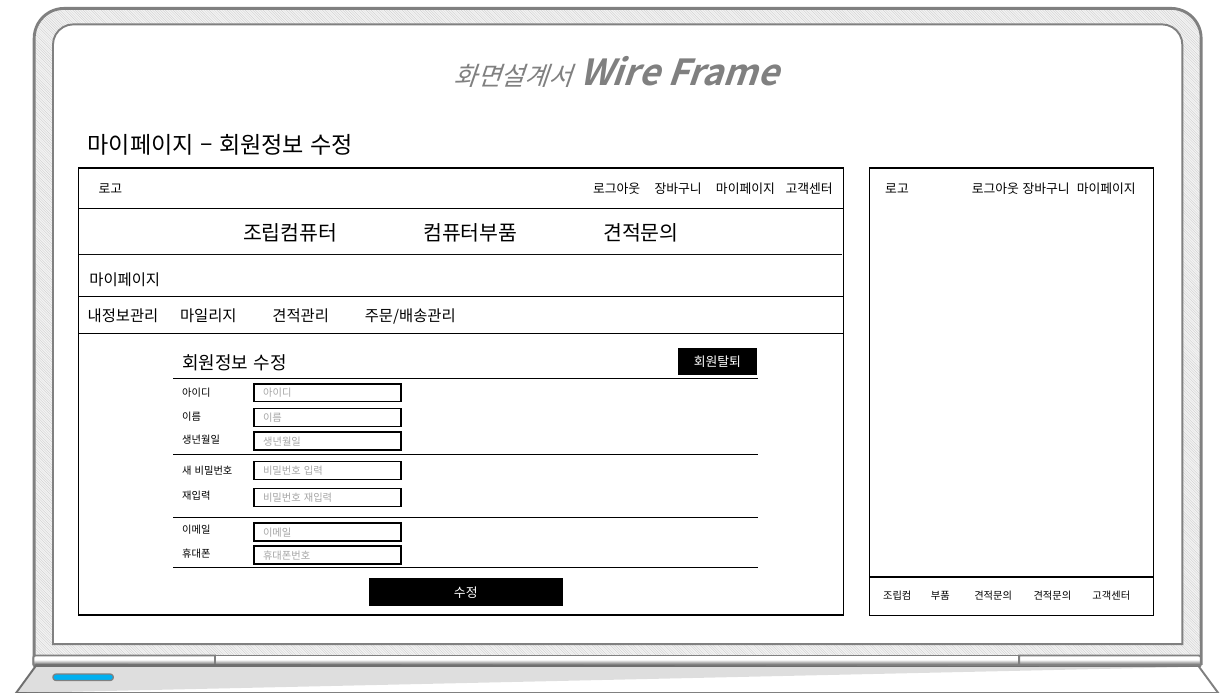
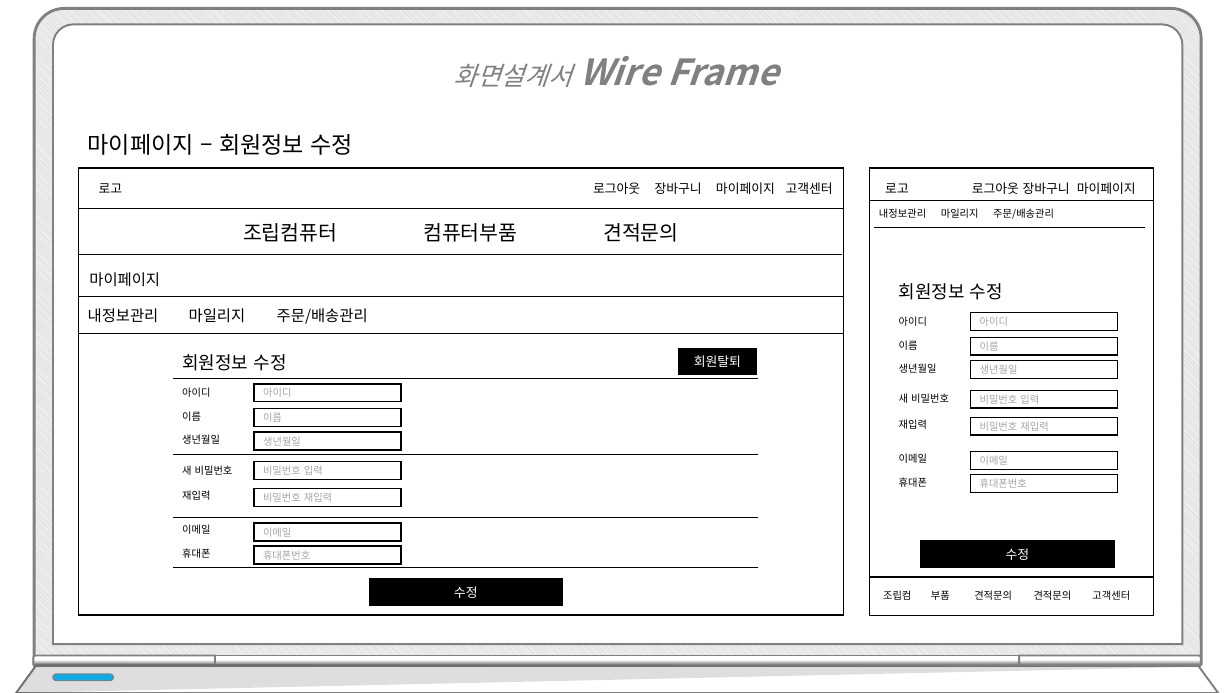
Before and after one commit to hhsw07/ezen-academy-projects, a slide deck: slide 18 of WebContent/khj/5차 컴퓨터판매.pptx. Drawn at 1232x693 pixels with LibreOffice and Linux fonts; fonts in the diff are those of the drawing. Boxes give left, top, right and bottom in pixels: in the first picture for what was removed or moved away, otherwise in the second. Text is boxed around its words. In the diff, an @@ line names an element or a change of style, - is before the commit and + after.

```diff
--- a/WebContent/khj/5차 컴퓨터판매.pptx
+++ b/WebContent/khj/5차 컴퓨터판매.pptx
@@ line added from (870, 201) to (1153, 201), #000000 0.5 pt @@
@@ text added at <box>941,208,1054,219</box>, 8 pt, text #000000 @@
+내정보관리 마일리지 주문/배송관리
@@ line added from (874, 227) to (1145, 227), #000000 0.5 pt @@
@@ text added at <box>899,283,1003,300</box>, 14 pt, text #000000 @@
+회원정보 수정
@@ text in rectangle at <box>189,308,368,324</box>: text changed @@
-내정보관리 마일리지 견적관리 주문/배송관리
+내정보관리 마일리지 주문/배송관리
@@ text added at <box>899,316,927,326</box>, 8 pt, text #000000 @@
+아이디
@@ rectangle added at <box>970,312,1117,330</box>, fill #FFFFFF, outline #000000 1 pt, 8 pt, text #A6A6A6 @@
+아이디
@@ text added at <box>899,340,918,350</box>, 8 pt, text #000000 @@
+이름
@@ rectangle added at <box>970,337,1117,355</box>, fill #FFFFFF, outline #000000 1 pt, 8 pt, text #A6A6A6 @@
+이름
@@ text added at <box>899,363,937,373</box>, 8 pt, text #000000 @@
+생년월일
@@ rectangle added at <box>970,361,1117,379</box>, fill #FFFFFF, outline #000000 1 pt, 8 pt, text #A6A6A6 @@
+생년월일
@@ text added at <box>899,393,949,403</box>, 8 pt, text #000000 @@
+새 비밀번호
@@ text added at <box>899,419,927,429</box>, 8 pt, text #000000 @@
+재입력
@@ rectangle added at <box>970,390,1117,408</box>, fill #FFFFFF, outline #000000 1 pt, 8 pt, text #A6A6A6 @@
+비밀번호 입력
@@ rectangle added at <box>970,418,1117,435</box>, fill #FFFFFF, outline #000000 1 pt, 8 pt, text #A6A6A6 @@
+비밀번호 재입력
@@ text added at <box>899,453,927,463</box>, 8 pt, text #000000 @@
+이메일
@@ text added at <box>899,477,927,487</box>, 8 pt, text #000000 @@
+휴대폰
@@ rectangle added at <box>970,452,1117,470</box>, fill #FFFFFF, outline #000000 1 pt, 8 pt, text #A6A6A6 @@
+이메일
@@ rectangle added at <box>970,475,1117,493</box>, fill #FFFFFF, outline #000000 1 pt, 8 pt, text #A6A6A6 @@
+휴대폰번호
@@ rectangle added at <box>921,542,1115,568</box>, fill #000000, outline #000000 1 pt, 10 pt, text #FFFFFF @@
+수정
```
Also in this commit, not shown: 18 other slides changed, 1 other file.
